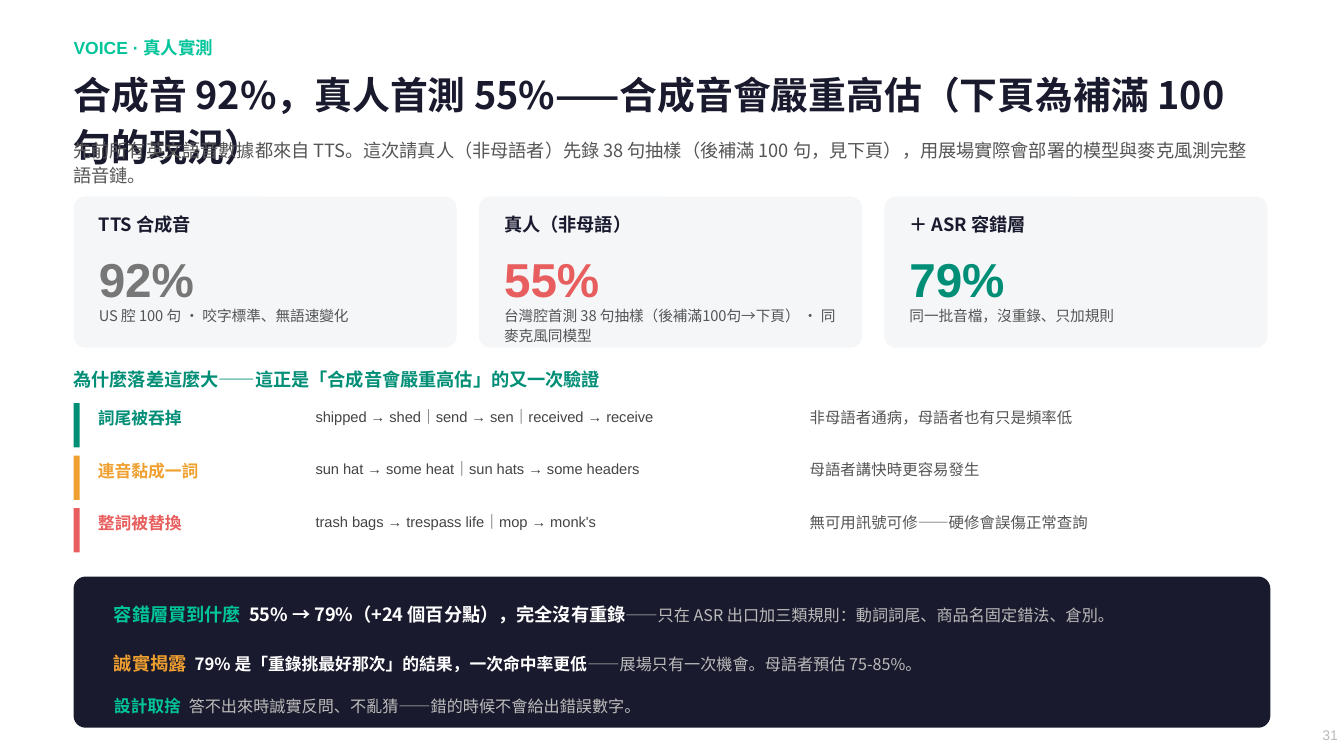
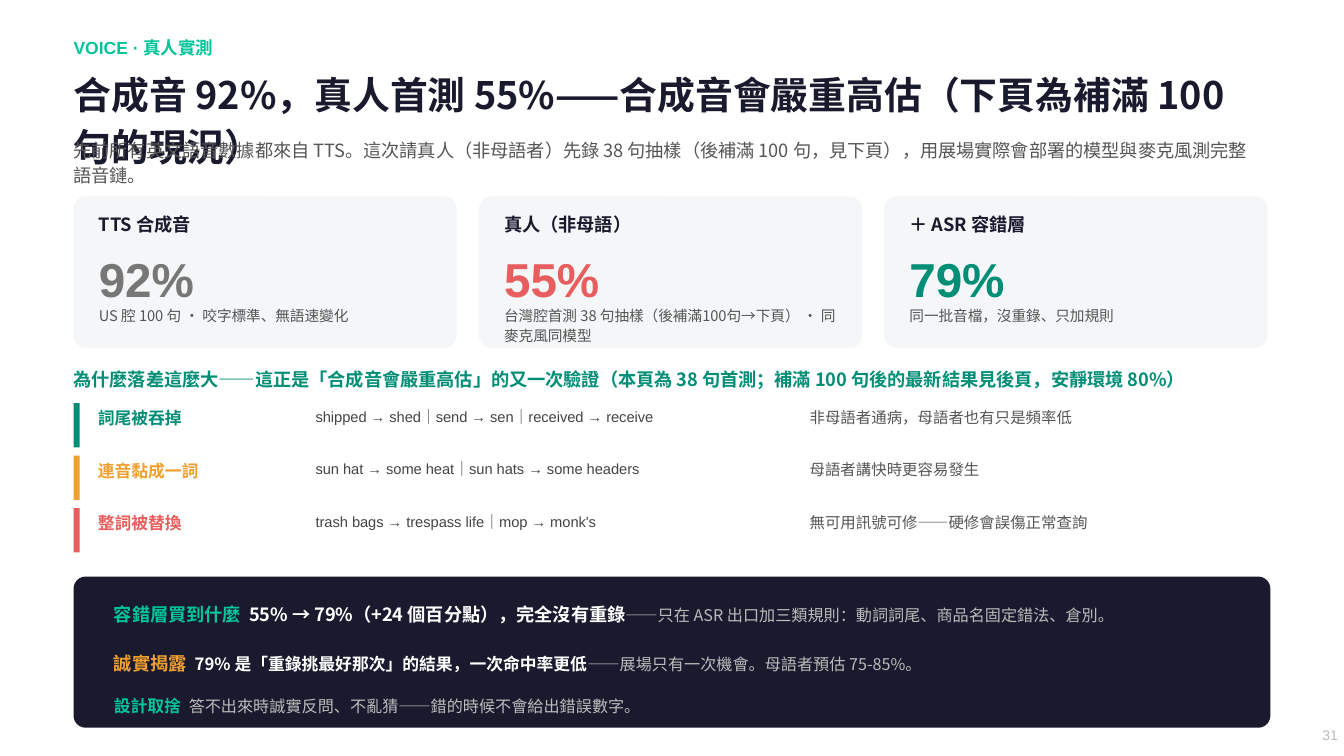
Before and after one commit to chunyen627-afk/warehouse-v2-agent, a slide deck: slide 31 of 倉管Agent_專案簡報.pptx. Drawn at 1344x756 pixels with LibreOffice and Linux fonts; fonts in the diff are those of the drawing. Boxes give left, top, right and bottom in pixels: in the first picture for what was removed or moved away, otherwise in the second. Text is boxed around its words. In the diff, an @@ line names an element or a change of style, - is before the commit and + after.

Commit message:
PPT 全簡報數據校對：標明語言別與測量口徑，消除跨頁誤讀
系統性掃過 37 頁所有數字，找出三處會被誤讀的地方（數字本身都對，
問題在沒標明「量的是什麼」）：

① p25 與 p32 都是「三種背景音」測試但**語言不同**（中文 7 月數據 78/77/73

```diff
--- a/倉管Agent_專案簡報.pptx
+++ b/倉管Agent_專案簡報.pptx
@@ text at [74,370,1185,389]: text changed @@
-為什麼落差這麼大——這正是「合成音會嚴重高估」的又一次驗證
+為什麼落差這麼大——這正是「合成音會嚴重高估」的又一次驗證（本頁為 38 句首測；補滿 100 句後的最新結果見後頁，安靜環境 80%）
```
Also in this commit, not shown: 2 other slides changed, 1 other file.
